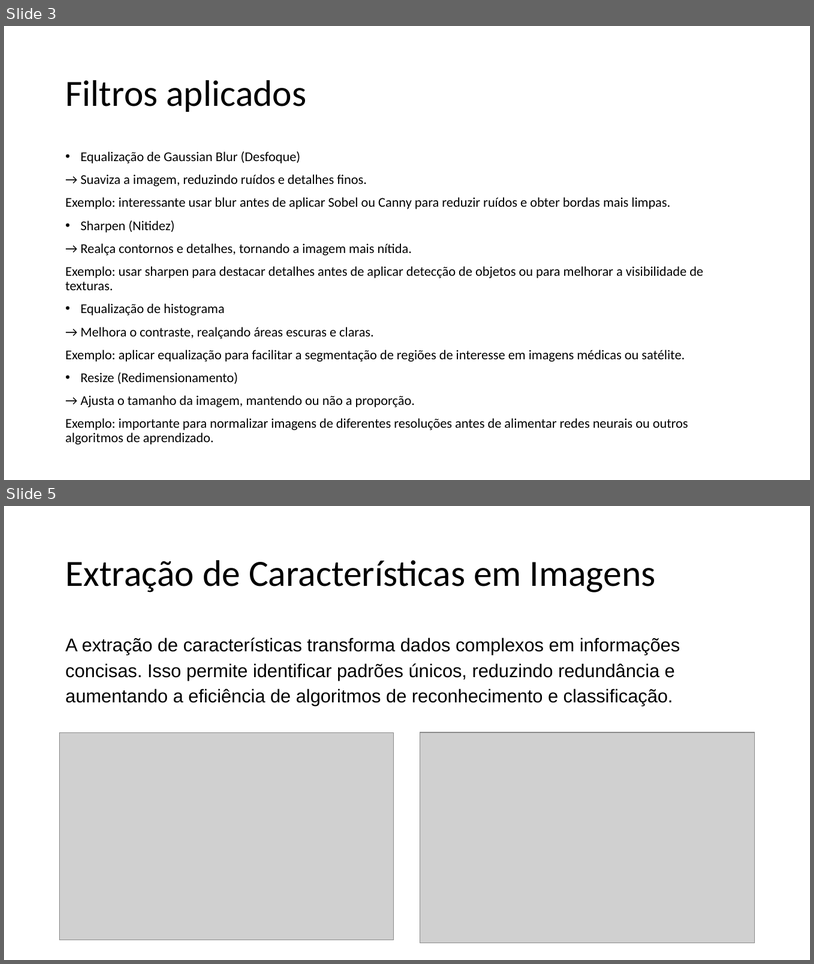
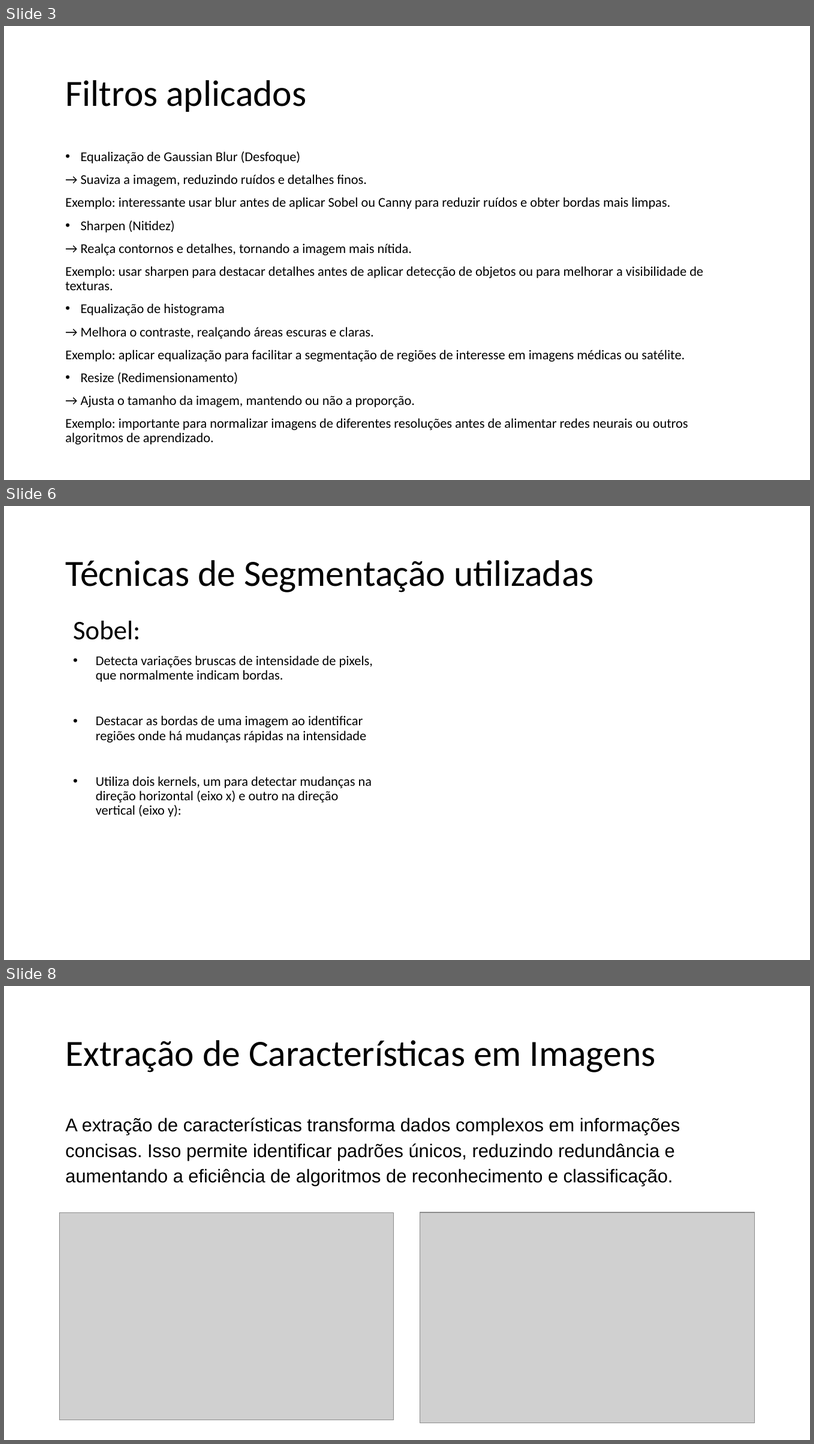
Before and after one commit to WilliamFelipeCosc/TrabalhoVisCompA1, a slide deck: Projeto Integrado de Visão Computacional e Inteligência Artificial 1.pptx. Shown one above the other, each under a label of ours: slides 3 and 5 before the commit, slides 3, 6 and 8 after it; the slides between them are not shown. The pictures are 814x964 and 814x1444 pixels, drawn with LibreOffice and Linux fonts; fonts in the diff are those of the drawing; grey boxes stand for pictures. Boxes give left, top, right and bottom in pixels: in the first picture for what was removed or moved away, otherwise in the second. Text is boxed around its words. In the diff, an @@ line names an element or a change of style, - is before the commit and + after.

Commit message:
feat: new thresholding and sobel code

```diff
--- a/Projeto Integrado de Visão Computacional e Inteligência Artificial 1.pptx
+++ b/Projeto Integrado de Visão Computacional e Inteligência Artificial 1.pptx
@@ slide 6 added at (x1=4, y1=506, x2=810, y2=960), background #FFFFFF @@
@@ title added at (x1=65, y1=560, x2=594, y2=592), 44 pt, text #000000 @@
+Técnicas de Segmentação utilizadas
@@ text added at (x1=73, y1=621, x2=373, y2=817), 16 pt, text #000000 @@
+Sobel:
+• Detecta variações bruscas de intensidade de pixels, que normalmente indicam bordas.
+• Destacar as bordas de uma imagem ao identificar regiões onde há mudanças rápidas na intensidade
+• Utiliza dois kernels, um para detectar mudanças na direção horizontal (eixo x) e outro na direção vertical (eixo y):
@@ what was slide 5 is now slide 8 @@
```
Also in this commit, not shown: 1 slide changed, 3 other slides added, 1 slide removed, 1 other file.
